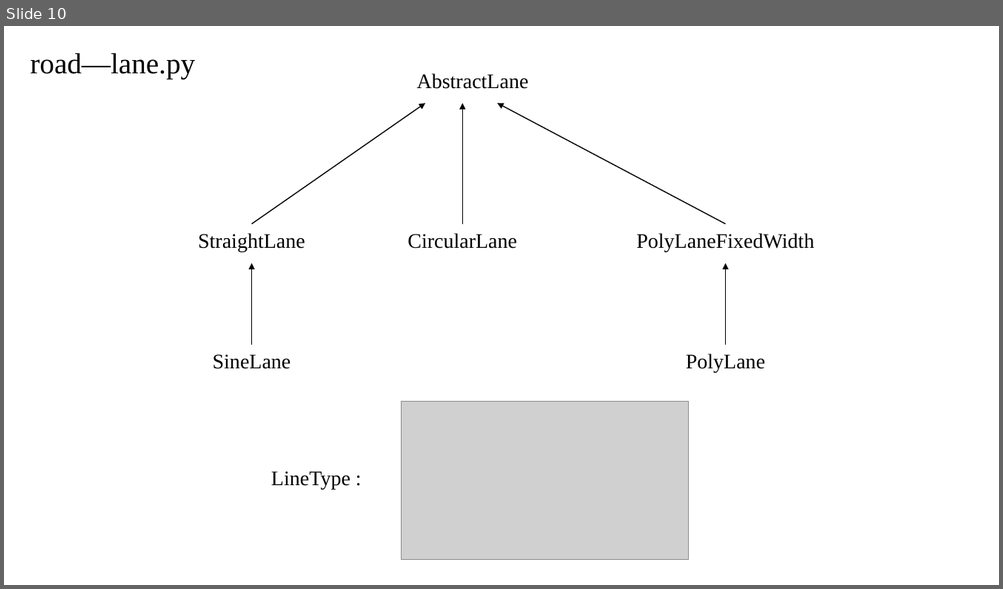
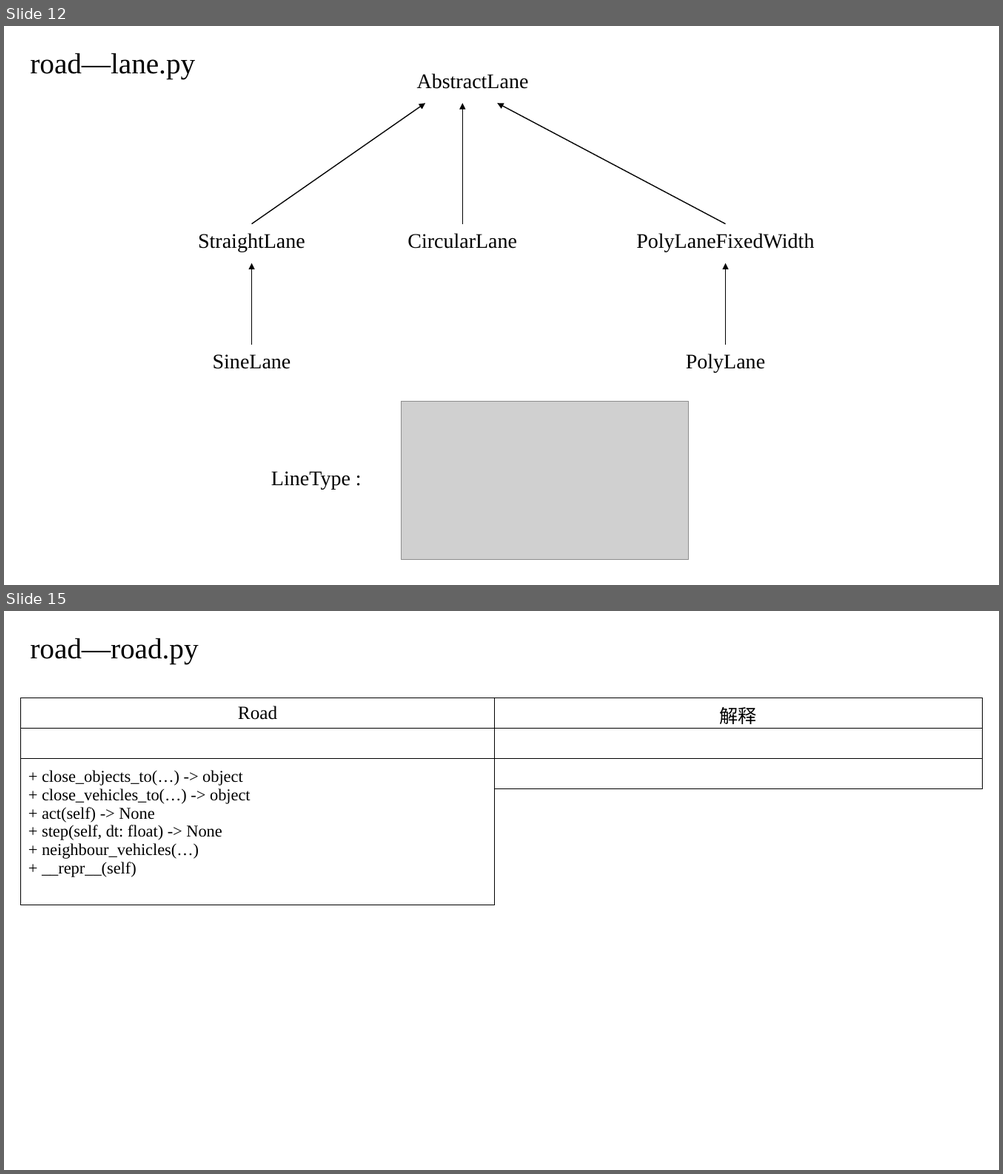
Before and after one commit to QinCheng0928/RL, a slide deck: Highway_env代码学习.pptx. Shown one above the other, each under a label of ours: slide 10 before the commit, slides 12 and 15 after it; the slides between them are not shown. The pictures are 1003x589 and 1003x1174 pixels, drawn with LibreOffice and Linux fonts; fonts in the diff are those of the drawing; grey boxes stand for pictures. Boxes give left, top, right and bottom in pixels: in the first picture for what was removed or moved away, otherwise in the second. Text is boxed around its words. In the diff, an @@ line names an element or a change of style, - is before the commit and + after.

```diff
--- a/Highway_env代码学习.pptx
+++ b/Highway_env代码学习.pptx
@@ slide 15 added at bbox=[4, 611, 999, 1170], background #FFFFFF @@
@@ text added at bbox=[30, 638, 198, 664], 28 pt, text #000000 @@
+road—road.py
@@ table added at bbox=[21, 698, 494, 906], 3 rows, 1 columns @@
+Road
+
++ close_objects_to(…) -> object / + close_vehicles_to(…) -> object / + act(self) -> None / + step(self, dt: float) -> None / + neighbour_vehicles(…) / + __repr__(self)
@@ table added at bbox=[494, 698, 982, 789], 3 rows, 1 columns @@
+解释
+
+
@@ what was slide 10 is now slide 12 @@
```
Also in this commit, not shown: 1 slide changed, 5 other slides added, 1 other file.
